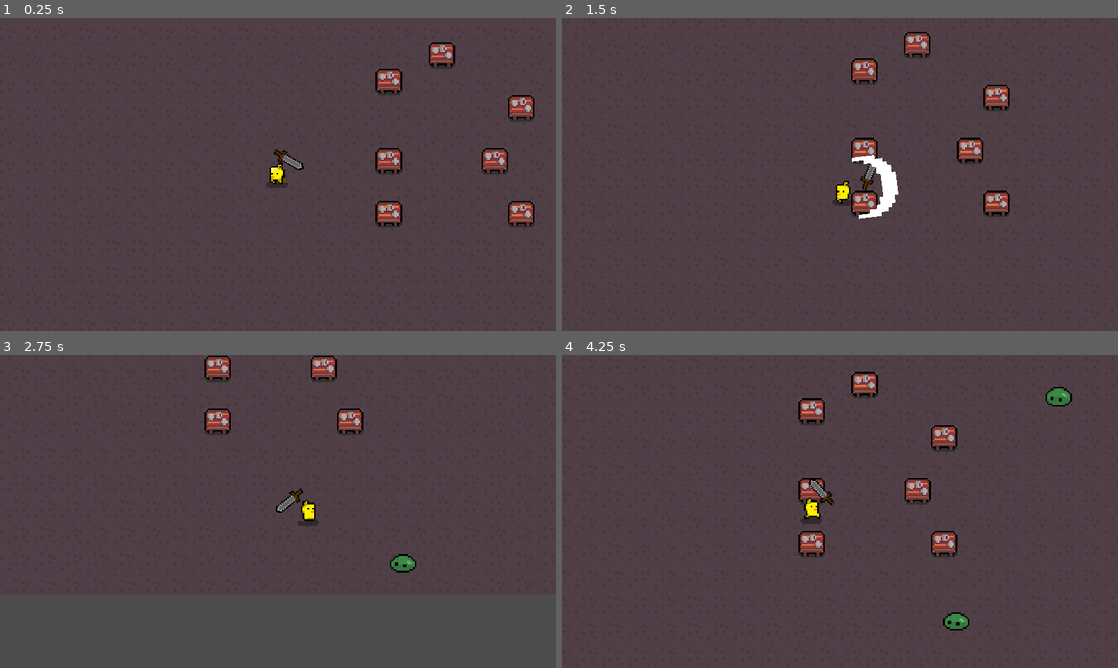
Above: before the commit, frames 1-4 (two rows, left to right).
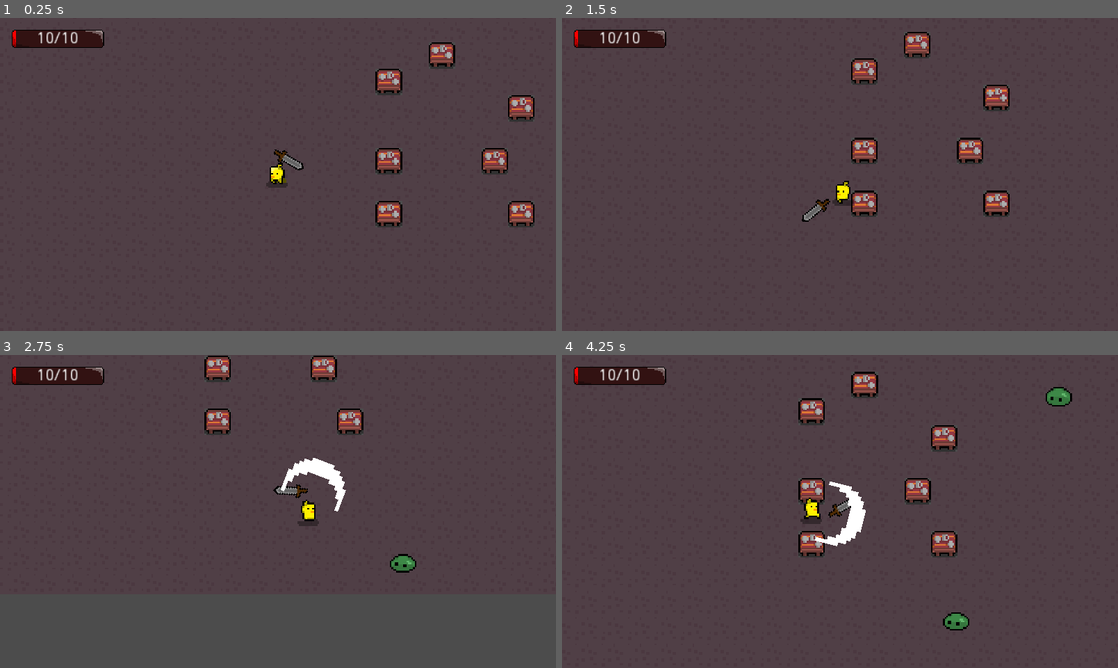
Above: after the commit, the same moments.

Repository: sinanjurequiem/betterblooket
Game: Godot game, scene res://testmain.tscn
Two runs of this game, one before a commit and one after it. Both use one fixed random seed, a clock stepped at 60 frames per second and the inputs below.
Inputs (mouse positions are in pixels of both pictures, inside the frame that each line leads up to):
- Up to frame 1 (0.25 s): no input
- Up to frame 2 (1.5 s): tap Enter at 0.5 s; move the mouse to (962, 158) at 0.52 s; press the mouse at (962, 158) at 0.53 s; hold Right (ui_right) 0.53-1.28 s; move the mouse to (728, 190) at 1.27 s; release the mouse at (728, 190) at 1.28 s; hold Down (ui_down) from 1.28 s (still down); click (728, 190) at 1.35 s
- Up to frame 3 (2.75 s): move the mouse to (333, 442) at 2.02 s; release Down (ui_down) at 2.03 s; press the mouse at (333, 442) at 2.03 s; hold Right (ui_right) from 2.03 s (still down)
- Up to frame 4 (4.25 s): move the mouse to (812, 574) at 2.77 s; release Right (ui_right) at 2.78 s; release the mouse at (812, 574) at 2.78 s; hold Up (ui_up) 2.78-3.53 s; click (812, 574) at 2.85 s; move the mouse to (1006, 558) at 3.52 s; press the mouse at (1006, 558) at 3.53 s; hold Left (ui_left) from 3.53 s (still down)

The runs differ from the first frame. In frame 1, 0.9% of the frame differs, in the area x 2-19%, y 3-10%; in frame 2, 1.8%, in the area x 2-61%, y 3-66%; in frame 3, 1.8%; in frame 4, 1.8%.

Commit message:
fixed navigation somewhat, added healthbar

Diff:
--- a/Characters/Character.gd
+++ b/Characters/Character.gd
@@ -2,9 +2,10 @@
 
 class_name Character, "res://Textures (placeholder)/heroes/knight/knight_idle_anim_f0.png"
 
-export var hp := 2
+export var hp := 2 setget set_hp
+signal hp_changed(new_hp)
 
-const friction = 0.15
+const friction := 0.15
 export var acceleration:= 40
 export var max_speed:= 100
 
@@ -29,7 +30,7 @@
 	velocity = velocity.clamped(max_speed)
 
 func take_damage(damage: int, direction: Vector2, force: int) -> void:
-	hp -= damage
+	self.hp -= damage
 	if hp > 0:
 		state_machine.set_state(state_machine.states.hurt)
 		velocity += direction * force
@@ -37,8 +38,21 @@
 	else:
 		state_machine.set_state(state_machine.states.dead)
 		velocity += direction * force * 2
+		yield(get_tree().create_timer(0.8), "timeout")
+		queue_free()
+
 
 func flash() -> void:
 	animated_sprite.material.set_shader_param("flash_modifier", 1)
 	yield(get_tree().create_timer(0.2), "timeout")
 	animated_sprite.material.set_shader_param("flash_modifier", 0)
+
+func hp_changed(new_hp) -> void:
+	hp = new_hp
+	emit_signal("hp_changed", new_hp)
+	print("damaged signal sent")
+
+
+func set_hp(new_hp:int)-> void:
+	hp = new_hp
+	emit_signal("hp_changed", new_hp)
--- a/Characters/Enemies/Enemy.gd
+++ b/Characters/Enemies/Enemy.gd
@@ -8,6 +8,7 @@
 
 onready var navigation: Navigation2D = get_tree().current_scene.get_node("Navigation2D")
 onready var player: KinematicBody2D = get_tree().current_scene.get_node("Player")
+onready var path_timer: Timer = $"PathTimer"
 
 func chase() -> void:
 	if path:
@@ -27,4 +28,9 @@
 			animated_sprite.flip_h = true
 
 func _on_PathTimer_timeout() -> void:
-	path = navigation.get_simple_path(global_position, player.position) #deprecated soon
+	if is_instance_valid(player):
+		path = navigation.get_simple_path(global_position, player.position) #deprecated soon
+	else:
+		path_timer.stop()
+		path = []
+		direction = Vector2(0,0)
--- a/Characters/Enemies/Slimes/Base Slime/BaseSlime.tscn
+++ b/Characters/Enemies/Slimes/Base Slime/BaseSlime.tscn
@@ -8,6 +8,7 @@
 [ext_resource path="res://Shaders/damage.material" type="Material" id=6]
 [ext_resource path="res://Textures (placeholder)/effects (new)/enemy_afterdead_explosion_anim_spritesheet.png" type="Texture" id=7]
 [ext_resource path="res://Helper Scripts/hitbox.gd" type="Script" id=8]
+[ext_resource path="res://Characters/Enemies/Slimes/slime.gd" type="Script" id=9]
 
 [sub_resource type="AtlasTexture" id=20]
 atlas = ExtResource( 7 )
@@ -240,6 +241,7 @@
 
 [node name="BaseSlime" instance=ExtResource( 1 )]
 collision_mask = 5
+script = ExtResource( 9 )
 
 [node name="AnimatedSprite" type="AnimatedSprite" parent="." index="0"]
 material = ExtResource( 6 )
--- /dev/null
+++ b/Characters/Enemies/Slimes/slime.gd
@@ -0,0 +1,6 @@
+extends Enemy
+
+onready var hitbox: Area2D = get_node("Hitbox")
+
+func _process(delta) -> void:
+	hitbox.knockback_direction = velocity.normalized()
--- a/Characters/Player/Player.gd
+++ b/Characters/Player/Player.gd
@@ -8,11 +8,11 @@
 var weapon_up:bool = true #placeholder
 
 
-
 signal main_attack
 
 func _ready():
 	connect("main_attack", get_node("Weapon"), "_attack")
+	set_hp(10)
 
 func _process(delta):
 	var mouse_direction: Vector2 = (get_global_mouse_position() - global_position).normalized()
@@ -48,4 +48,3 @@
 
 	if Input.is_action_pressed("ui_attack_main"):
 		emit_signal("main_attack")
-		print("signal sent")
--- a/Characters/Player/Player.tscn
+++ b/Characters/Player/Player.tscn
@@ -144,6 +144,18 @@
 "update": 0,
 "values": [ true ]
 }
+tracks/4/type = "value"
+tracks/4/path = NodePath("PhysicsHitBox:disabled")
+tracks/4/interp = 1
+tracks/4/loop_wrap = true
+tracks/4/imported = false
+tracks/4/enabled = true
+tracks/4/keys = {
+"times": PoolRealArray( 0 ),
+"transitions": PoolRealArray( 1 ),
+"update": 0,
+"values": [ false ]
+}
 
 [sub_resource type="Animation" id=51]
 resource_name = "death"
@@ -211,7 +223,19 @@
 [sub_resource type="Animation" id=52]
 resource_name = "hurt"
 length = 0.3
-step = 0.01
+step = 0.001
+tracks/0/type = "value"
+tracks/0/path = NodePath("PhysicsHitBox:disabled")
+tracks/0/interp = 1
+tracks/0/loop_wrap = true
+tracks/0/imported = false
+tracks/0/enabled = true
+tracks/0/keys = {
+"times": PoolRealArray( 0.003, 0.008, 0.298 ),
+"transitions": PoolRealArray( 1, 1, 1 ),
+"update": 1,
+"values": [ false, true, false ]
+}
 
 [sub_resource type="Animation" id=2]
 resource_name = "idle"
--- a/Characters/Player/PlayerSM.gd
+++ b/Characters/Player/PlayerSM.gd
@@ -5,6 +5,7 @@
 	_add_state("run")
 	_add_state("hurt")
 	_add_state("dead")
+
 
 func _ready():
 	set_state(states.idle)
@@ -35,10 +36,11 @@
 			animation_player.play("run")
 		states.hurt:
 			animation_player.play("hurt")
+			yield(get_tree().create_timer(0.3), "timeout")
 		states.dead:
 			animation_player.play("death")
 			yield(get_tree().create_timer(0.8), "timeout")
-			queue_free()
+			parent.queue_free()
 
 
 
--- a/Characters/Weapon.gd
+++ b/Characters/Weapon.gd
@@ -6,6 +6,7 @@
 export var damage: int = 1
 export var knockback : int = 300
 var knockback_direction : Vector2 = Vector2.ZERO
+var parent = get_parent()
 
 signal attack
 
--- /dev/null
+++ b/Helper Scripts/UI.gd
@@ -0,0 +1,30 @@
+extends CanvasLayer
+
+const MIN_HEALTH: int = 0
+const MAX_HEALTH: int = 100
+
+var max_hp: int = 4
+
+onready var player: KinematicBody2D = get_parent().get_node("Player")
+onready var health_bar = $HealthBar
+onready var health_bar_tween = $HealthBar/Tween
+onready var health_bar_label = $HealthBar/Label
+
+func _ready() -> void:
+	max_hp = player.hp
+
+func _process(delta) -> void:
+	if is_instance_valid(player):
+		health_bar_label.text = str(player.hp) + "/" + str(max_hp)
+	else:
+		queue_free()
+
+func update_health_bar(new_value: int) -> void:
+	var __ = $HealthBar/Tween.interpolate_property(health_bar, "value", $HealthBar.value, new_value, 0.5, Tween.TRANS_CUBIC, Tween.EASE_OUT) #long ass code
+	__ = $HealthBar/Tween.start()
+
+func _on_Player_hp_changed(new_hp):
+	var new_health: int = int((MAX_HEALTH-MIN_HEALTH)*float(new_hp)/max_hp) + MIN_HEALTH
+	update_health_bar(new_health)
+	#update_health_bar(new_hp)
+	print("damaged signal recieved")
--- a/Weapons/Melee/Swords/Sword.gd
+++ b/Weapons/Melee/Swords/Sword.gd
@@ -1,16 +1,16 @@
 extends SlashingWeapon
 
 var weapon_up = true
-onready var parent = get_parent()
+
 
 func _attack() -> void:
-	animation_player = $AnimationPlayer
-	if weapon_up:
-		animation_player.play("slashdown")
-		weapon_up = false
-		print("slashdown")
-	elif not weapon_up:
-		animation_player.play("slashup")
-		weapon_up = true
-		print("slashup")
-	print("signal received")
+	if not animation_player.is_playing():
+		if weapon_up:
+			animation_player.play("slashdown")
+			weapon_up = false
+			print("slashdown")
+		elif not weapon_up:
+			animation_player.play("slashup")
+			weapon_up = true
+			print("slashup")
+		print("signal received")
--- a/testmain.tscn
+++ b/testmain.tscn
@@ -1,9 +1,12 @@
-[gd_scene load_steps=8 format=2]
+[gd_scene load_steps=11 format=2]
 
 [ext_resource path="res://Textures (placeholder)/full tilemap.png" type="Texture" id=1]
 [ext_resource path="res://Characters/Player/Player.tscn" type="PackedScene" id=2]
 [ext_resource path="res://Helper Scripts/scene_center_thingy.gd" type="Script" id=3]
 [ext_resource path="res://Characters/Enemies/Slimes/Base Slime/BaseSlime.tscn" type="PackedScene" id=4]
+[ext_resource path="res://Textures/UI/healthbar_progress.png" type="Texture" id=5]
+[ext_resource path="res://Textures/UI/healthbar_under.png" type="Texture" id=6]
+[ext_resource path="res://Helper Scripts/UI.gd" type="Script" id=7]
 
 [sub_resource type="ConvexPolygonShape2D" id=2]
 points = PoolVector2Array( 0, 0, 16, 0, 16, 16, 0, 16 )
@@ -64,6 +67,7 @@
 
 [node name="Player" parent="." instance=ExtResource( 2 )]
 position = Vector2( 197, 160 )
+hp = 5
 
 [node name="very useless node" type="Node2D" parent="."]
 script = ExtResource( 3 )
@@ -77,3 +81,28 @@
 
 [node name="BaseSlime3" parent="." instance=ExtResource( 4 )]
 position = Vector2( 403, 272 )
+
+[node name="UI" type="CanvasLayer" parent="."]
+script = ExtResource( 7 )
+
+[node name="HealthBar" type="TextureProgress" parent="UI"]
+margin_left = 10.0
+margin_top = 10.0
+margin_right = 40.0
+margin_bottom = 40.0
+value = 5.0
+rounded = true
+texture_under = ExtResource( 6 )
+texture_progress = ExtResource( 5 )
+
+[node name="Tween" type="Tween" parent="UI/HealthBar"]
+
+[node name="Label" type="Label" parent="UI/HealthBar"]
+anchor_right = 1.0
+margin_top = 1.0
+margin_bottom = 15.0
+text = "HP/Max"
+align = 1
+valign = 1
+
+[connection signal="hp_changed" from="Player" to="UI" method="_on_Player_hp_changed"]
Not shown: 1 places in Characters/Enemies/Slimes/Base Slime/BaseSlime.tscn that only renumber resources
Binary file added: Textures/UI/healthbar_progress.png
Not shown, added: Textures/UI/healthbar_progress.png.import
Binary file added: Textures/UI/healthbar_under.png
Not shown, added: Textures/UI/healthbar_under.png.import
